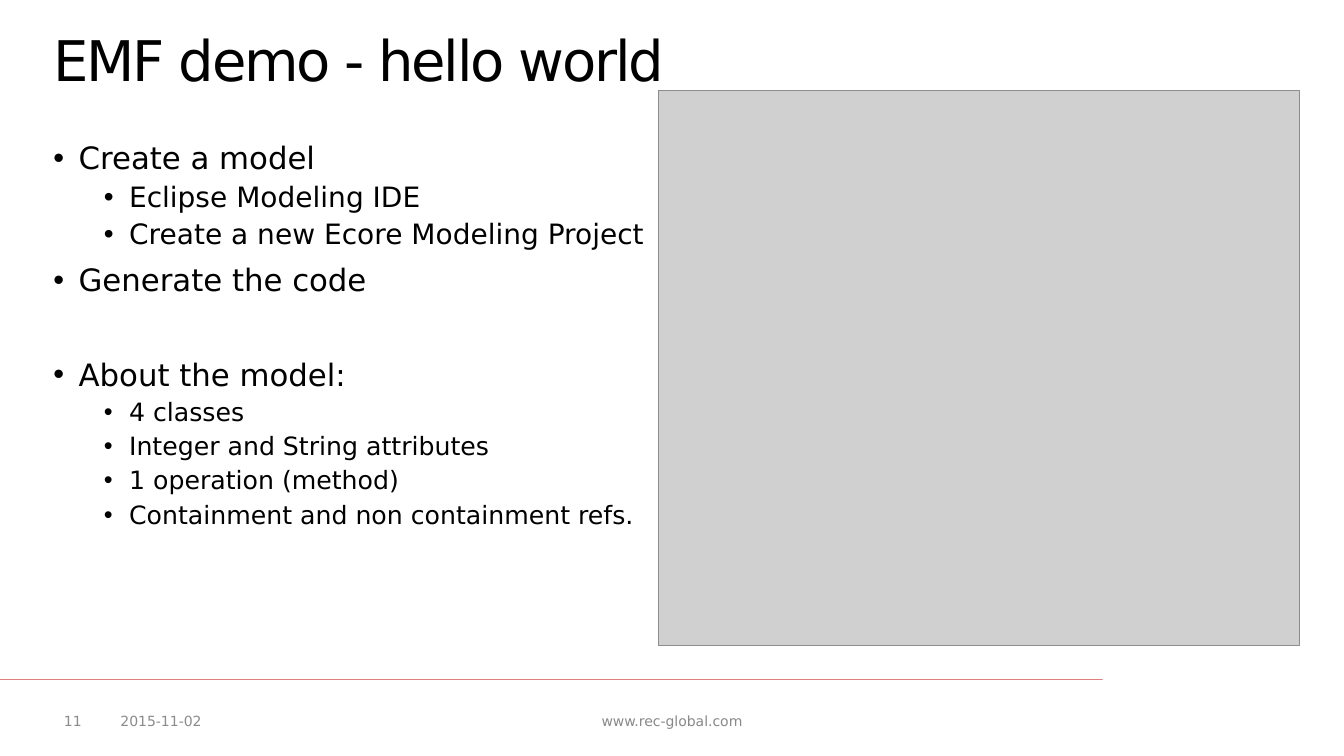
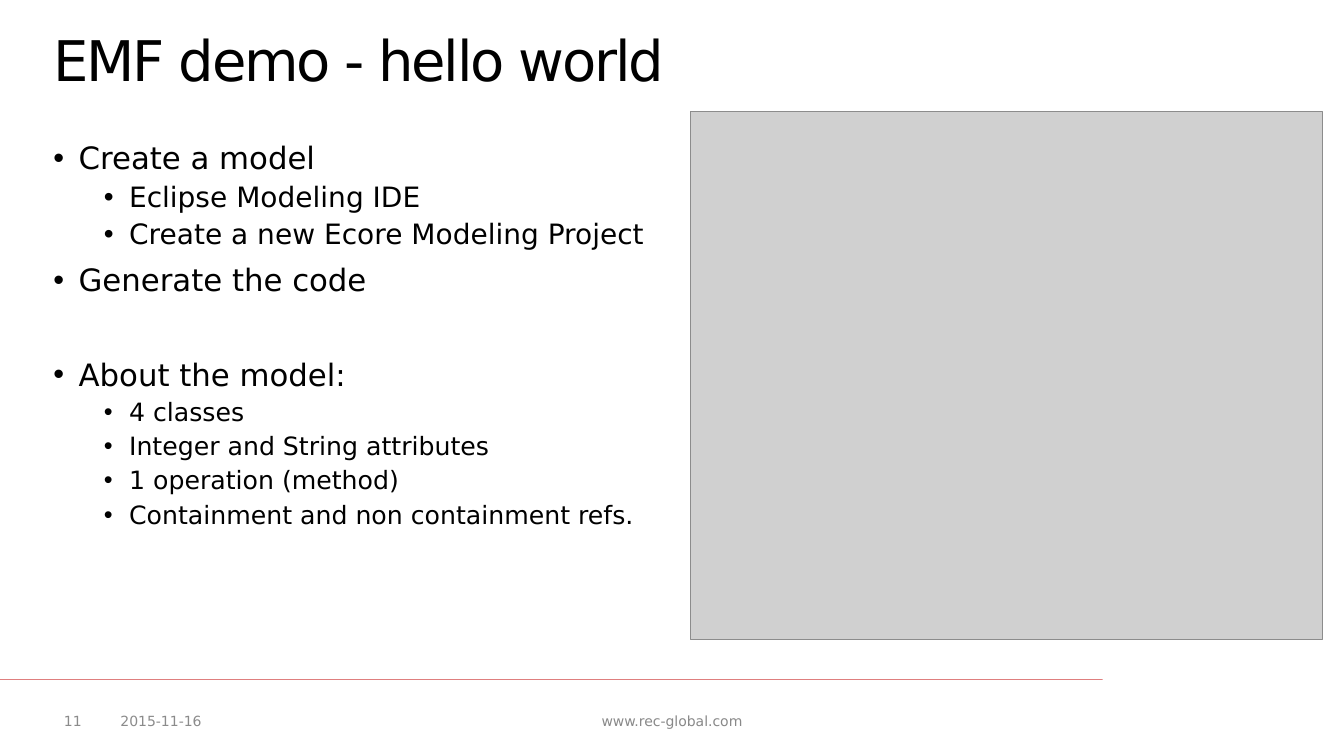
Before and after one commit to p-zalejko/jug_emf, a slide deck: slide 11 of JUG - EMF.pptx. Drawn at 1344x756 pixels with LibreOffice and Linux fonts; fonts in the diff are those of the drawing; grey boxes stand for pictures; background and template pictures are left out. Boxes give left, top, right and bottom in pixels: in the first picture for what was removed or moved away, otherwise in the second. Text is boxed around its words. In the diff, an @@ line names an element or a change of style, - is before the commit and + after.

Commit message:
updated a presentation.

```diff
--- a/JUG - EMF.pptx
+++ b/JUG - EMF.pptx
@@ picture: place and size @@
-picture at [659, 91, 1300, 645]
+picture at [691, 112, 1322, 640]
@@ text at [120, 715, 201, 726]: text changed @@
-2015-11-02
+2015-11-16
```
Also in this commit, not shown: 21 other slides changed.
